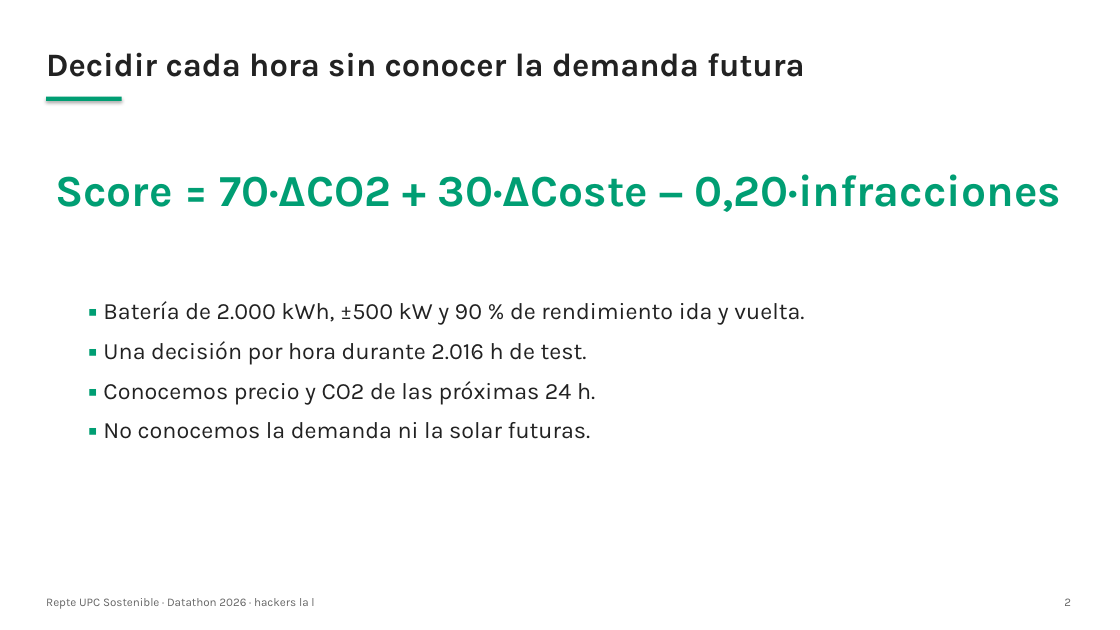
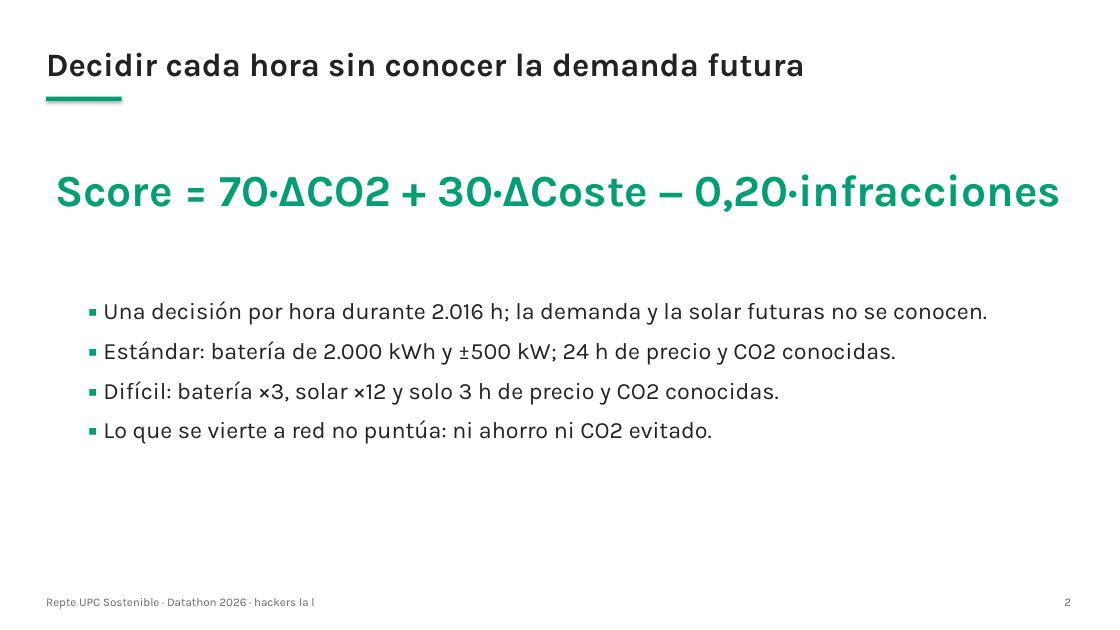
Before and after one commit to barnaredss/datathon2026, a slide deck: slide 2 of slides/presentacion.pptx. Drawn at 1120x630 pixels with LibreOffice and Linux fonts; fonts in the diff are those of the drawing. Boxes give left, top, right and bottom in pixels: in the first picture for what was removed or moved away, otherwise in the second. Text is boxed around its words. In the diff, an @@ line names an element or a change of style, - is before the commit and + after.

```diff
--- a/slides/presentacion.pptx
+++ b/slides/presentacion.pptx
@@ text at (103, 301, 987, 444): text changed @@
-▪ Batería de 2.000 kWh, ±500 kW y 90 % de rendimiento ida y vuelta.
-▪ Una decisión por hora durante 2.016 h de test.
-▪ Conocemos precio y CO2 de las próximas 24 h.
-▪ No conocemos la demanda ni la solar futuras.
+▪ Una decisión por hora durante 2.016 h; la demanda y la solar futuras no se conocen.
+▪ Estándar: batería de 2.000 kWh y ±500 kW; 24 h de precio y CO2 conocidas.
+▪ Difícil: batería ×3, solar ×12 y solo 3 h de precio y CO2 conocidas.
+▪ Lo que se vierte a red no puntúa: ni ahorro ni CO2 evitado.
```
Also in this commit, not shown: 11 other slides changed, 3 slides added, 9 other files.
